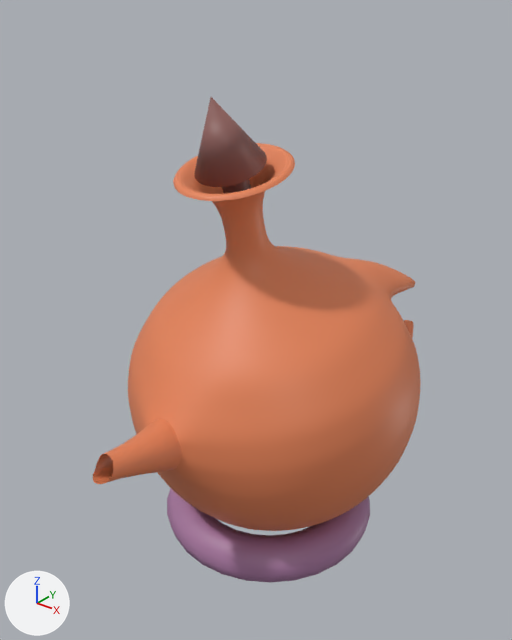
A saved change to the glTF model public/]ebena.glb.
Camera for both pictures: a camera (50 mm lens) standing at (2.55, -3.34, 3.82) and looking at (-0.09, -0.04, 1.77). Arrows for +X, +Y and +Z are at lower left; the lights stay in place. Vertices at the same position are counted once.

Objects in the first picture: 'j_chair', 'j_kdan', 'jebena'.
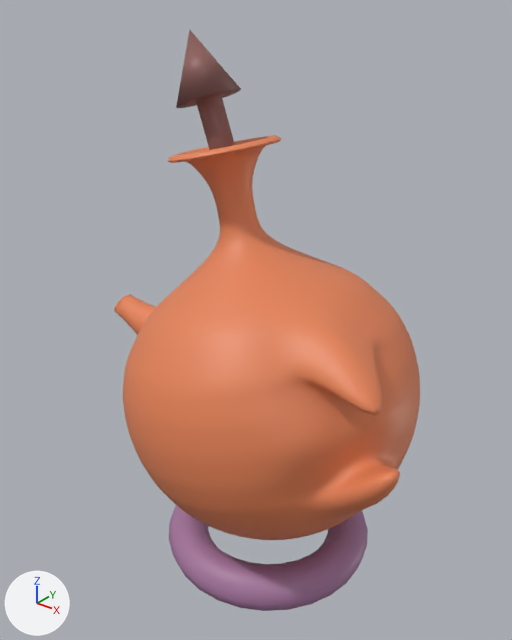
Commit message: add a 3d model glb file to display on the home page

Edits to the bpy script that builds the scene:
```text
Change me_cylinder_001:
    used by ob_jebena; location = (0.015, -0.981, 1.353); rotation_euler = (1.331, 0.0, 0.0), in degrees (76, 0, 0); scale = (-0.131, -0.131, -0.131)
    remove me_cylinder_001.from_pydata(...)  # 20140 vertices, 40062 faces; spans x -7.4..7.7, y -13.4..6.1, z -4.2..16.6
    add me_cylinder_001.from_pydata(...)  # 40280 vertices, 80556 faces; spans x -7.4..7.7, y -13.6..6.1, z -4.2..16.6
    me_cylinder_001 part 1: 1 vertex moved within x -4.1, y -5.7, z 11.7; 20140 vertices added at x -7.3..7.5, y -13.6..6.0, z -4.2..16.4
Change ob_j_chair:
    ob_j_chair.location: (0.0, 0.0, 0.295) -> (0.0, 0.0, 0.035)
Change ob_j_kdan:
    ob_j_kdan.location: (0.0, -0.447, 3.066) -> (-0.563, 0.006, 3.335)
    ob_j_kdan.rotation_euler: (0.361, 0.0, 0.0) -> (0.361, 0.0, -1.621)  # degrees (21, 0, 0) -> degrees (21, 0, -93)
Change ob_jebena:
    ob_jebena.location: (0.015, -0.981, 1.353) -> (-0.989, 0.005, 1.353)
    ob_jebena.rotation_euler: (1.331, 0.0, 0.0) -> (1.331, 0.0, -1.621)  # degrees (76, 0, 0) -> degrees (76, 0, -93)
```

Changed parts and their boxes [x1, y1, x2, y2] in the pictures (512 x 640 px):
'jebena', reshaped, moved, turned
    before: [93, 143, 421, 531]
    after: [114, 135, 420, 540]
'j_chair', moved
    before: [167, 488, 370, 583]
    after: [169, 505, 368, 611]
'j_kdan', moved, turned
    before: [194, 97, 267, 193]
    after: [176, 29, 241, 150]
part 1 of me_cylinder_001, built on (orange)
    after: [114, 135, 304, 407]
